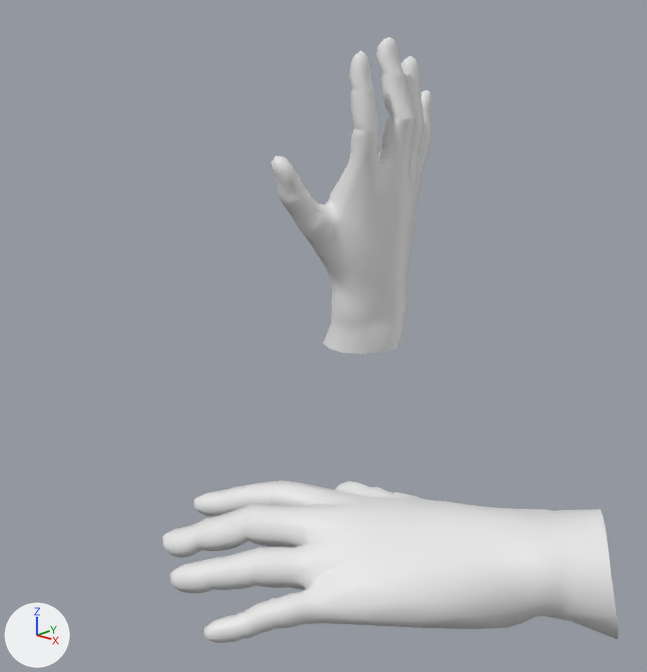
The Blender file Painbox 2018.1.4/Assets/Models/HandModel/Hands.blend: old version first, new version second.
One viewpoint serves both versions: a camera (50 mm lens) standing at (8.96, -10.07, 5.79) and looking at (1.08, -1.09, 2.11). Arrows for +X, +Y and +Z are at lower left; the lights stay in place.

Names of what the first picture shows: 'Plane.001', 'Right hand'.
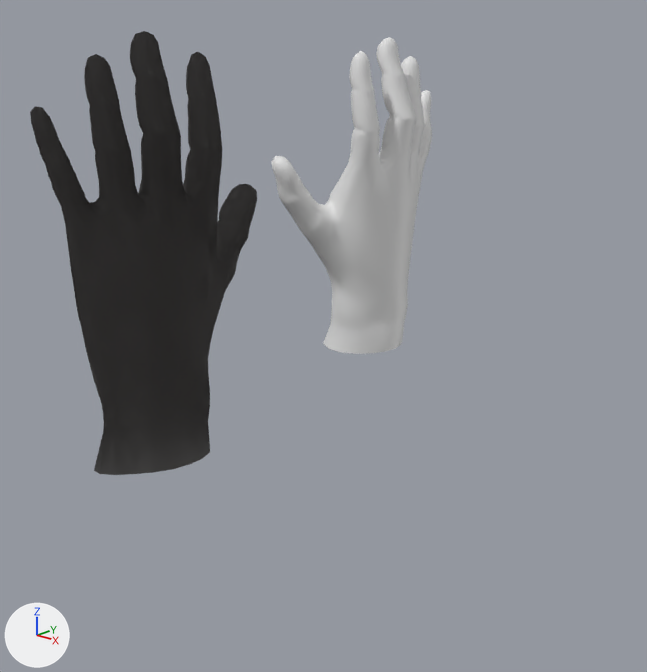
The change, as a list of edits to the scene's bpy script:
```text
Add mat_material_001:
    mat_material_001 = bpy.data.materials.new('Material.001')
    # nodes: BsdfAnisotropic, BsdfHair, MixShader, OutputMaterial
    # colours: grey #898887
Change me_plane_001:
    where me_plane_001.from_pydata(...)  # 1045 vertices, 1036 faces; spans x -0.045..0.592, y 0.002..0.162, z -0.061..0.426
    add me_plane_001.materials.append(mat_material_001)
Change ob_plane_001:
    ob_plane_001.location: (0.68, -0.65, -0.69) -> (-0.94, -0.36, 4.26)
    ob_plane_001.rotation_euler: (1.571, 0.0, 0.0) -> (0.0235, 0.959, -1.542)  # degrees (90, 0, 0) -> degrees (1.3, 55, -88)
```

Location of each change, (x1, y1, x2, y2) in pixels of the pictures (647 x 672 px):
'Plane.001', recoloured, moved, turned
    before: (163, 481, 618, 643)
    after: (30, 31, 257, 475)
